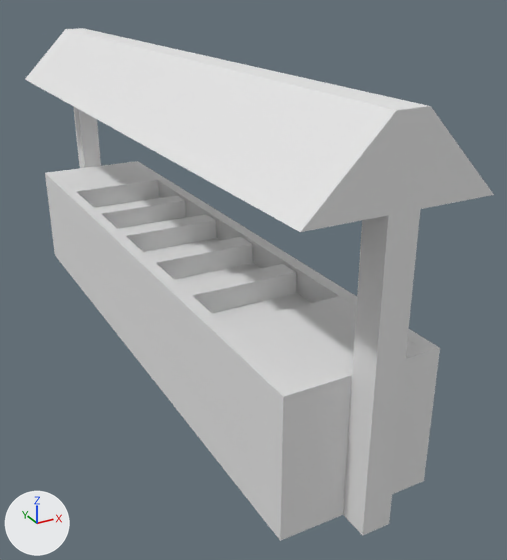
What one commit did to the FBX model Unity_Projects/BasisLevelBeta/Assets/Blender_Models/Office_Models/Echte_Serving_Table.fbx.
One viewpoint serves both versions: a 50 mm lens placed at (-5.45, -10.63, 5.15), pointed at (-0.17, -1.03, 0.35). The axes (+X, +Y, +Z) are drawn at lower left. The lights are the same throughout. Where no turn or scale is listed for an object, it has been applied to the vertices. Vertices at the same position are counted once.
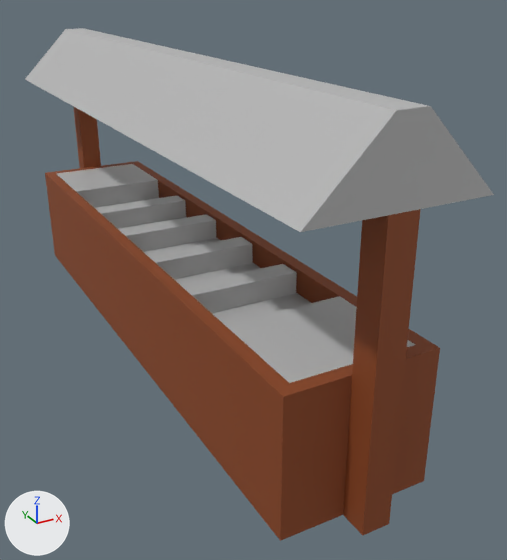
Boxes (x1, y1, x2, y2) around the edits, measured in the pictures (507 x 560 px):
part 1 of me_cube_002, recoloured (grey to brown): (272, 209, 440, 541) in both
part 2 of me_cube_002, recoloured (grey to brown): (73, 106, 101, 168) in both
part 3 of me_cube_002, recoloured (grey to brown): (47, 174, 289, 530) in both
part 4 of me_cube_002, recoloured: (57, 164, 311, 325) in both
part 5 of me_cube_002, recoloured (white to grey): (25, 28, 429, 232) in both
part 6 of me_cube_002, recoloured: (301, 106, 494, 232) in both
part 7 of me_cube_002, recoloured: (225, 296, 415, 383) in both
part 8 of me_cube_002, recoloured (grey to brown): (45, 161, 428, 345) in both

Patch to the scene script:
```diff
--- a/Unity_Projects/BasisLevelBeta/Assets/Blender_Models/Office_Models/Echte_Serving_Table.fbx.py
+++ b/Unity_Projects/BasisLevelBeta/Assets/Blender_Models/Office_Models/Echte_Serving_Table.fbx.py
@@ mat_bruin @@
+mat_bruin = principled_material('bruin')
+mat_bruin.base_color = (0.267, 0.0615, 0.0127)  # brown #8d461e
+mat_bruin.roughness = 0.69
@@ mat_silver @@
+mat_silver = principled_material('silver')
+mat_silver.base_color = (0.477, 0.477, 0.477)  # grey #b8b8b8
+mat_silver.roughness = 0.544
@@ me_cube_002 @@
 me_cube_002.from_pydata(...)  # 118 vertices, 70 faces; spans x -1.2..1.2, y -0.5..10.7, z -1.0..4.0
 # used by ob_cube_002; location = (-1.0, -5.1, 0.0)
+# me_cube_002 part 1: 12 of the faces centred in x -1.1..1.1, y -0.5..0.1, z -1.0..1.0 switch from mat_material (white #e7e7e7) to mat_bruin (brown #8d461e)
+# me_cube_002 part 2: 6 of the faces centred in x -1.0..0.2, y 10.1..10.7, z -1.0..1.0 switch from mat_material (white #e7e7e7) to mat_bruin (brown #8d461e)
+# me_cube_002 part 3: 4 of the faces centred in x -1.1..-0.9, y 5.1, z -1.0..1.0 switch from mat_material (white #e7e7e7) to mat_bruin (brown #8d461e)
+# me_cube_002 part 4: all 19 faces centred in x -0.9..0.9, y 2.8..10.05, z 0.4..1.0 switch from mat_material (white #e7e7e7) to mat_silver (grey #b8b8b8)
+# me_cube_002 part 5: all 8 faces centred in x -0.7..0.7, y 5.1, z 3.0..4.0 switch from mat_material (white #e7e7e7) to mat_silver (grey #b8b8b8)
+# me_cube_002 part 6: all 3 faces centred in x -0.53..0.53, y -0.5, z 3.33..3.5 switch from mat_material (white #e7e7e7) to mat_silver (grey #b8b8b8)
+# me_cube_002 part 7: all 3 faces centred in x 0.0, y 0.15..1.7, z 0.5..1.0 switch from mat_material (white #e7e7e7) to mat_silver (grey #b8b8b8)
+# me_cube_002 part 8: all 12 faces that had it switch from mat_material_001 (white #e7e7e7) to mat_bruin (brown #8d461e)
```
